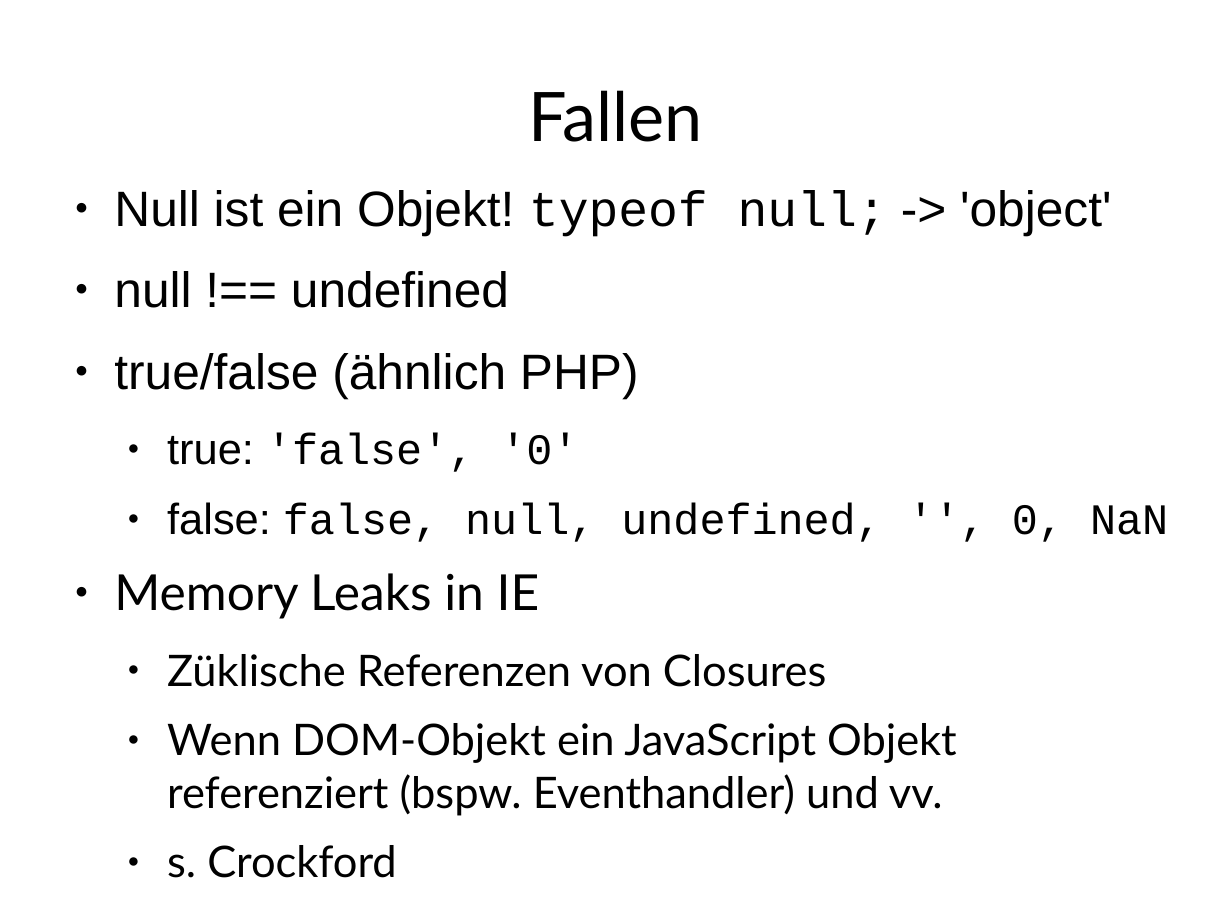
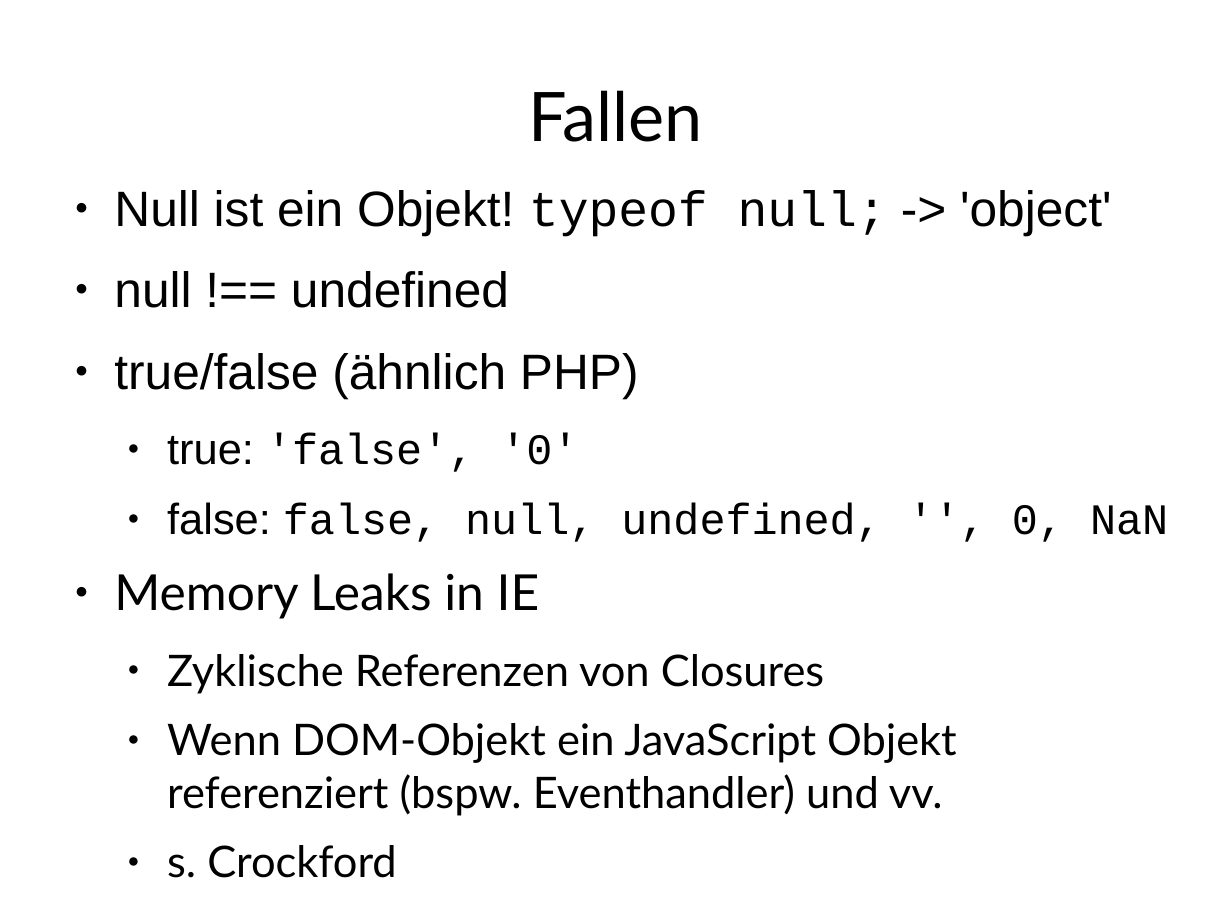
Before and after one commit to Weltraumschaf/Slides, a slide deck: slide 44 of JavaScript - Es ist nicht C/JavaScript-ItsNotC.odp. Drawn at 1232x924 pixels with LibreOffice and Linux fonts; fonts in the diff are those of the drawing. Boxes give left, top, right and bottom in pixels: in the first picture for what was removed or moved away, otherwise in the second. Text is boxed around its words. In the diff, an @@ line names an element or a change of style, - is before the commit and + after.

```diff
--- a/JavaScript - Es ist nicht C/JavaScript-ItsNotC.odp
+++ b/JavaScript - Es ist nicht C/JavaScript-ItsNotC.odp
@@ text at [167, 654, 824, 694]: text changed @@
-  ● Züklische Referenzen von Closures
+  ● Zyklische Referenzen von Closures
```
Also in this commit, not shown: 7 other slides changed, 1 other file.
